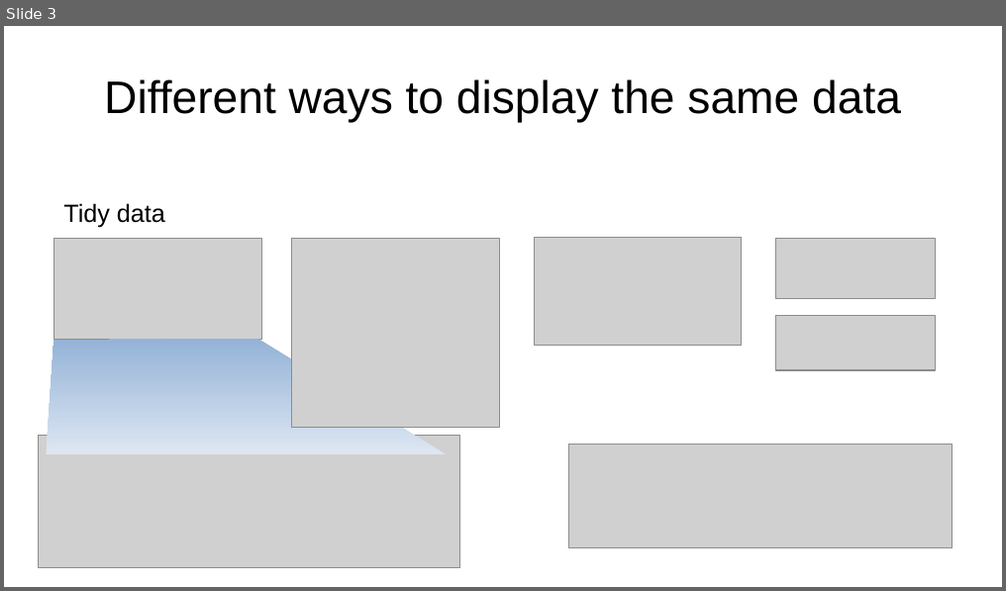
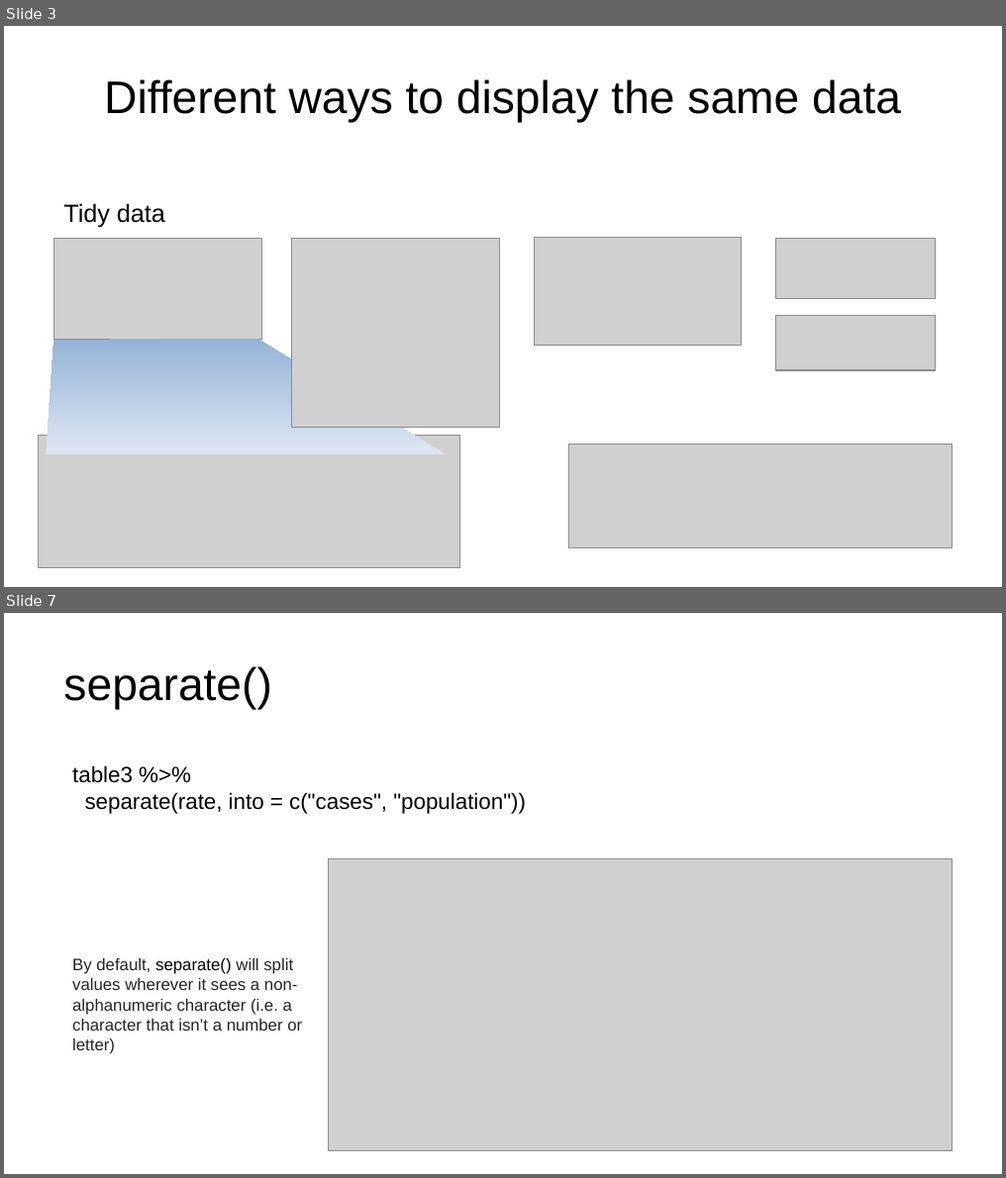
Before and after one commit to nt246/NTRES-6100-data-science, a slide deck: slides/Slides_tidydata.pptx. Shown one above the other, each under a label of ours: slide 3 before the commit, slides 3 and 7 after it; the slides between them are not shown. The pictures are 1006x591 and 1006x1178 pixels, drawn with LibreOffice and Linux fonts; fonts in the diff are those of the drawing; grey boxes stand for pictures. Boxes give left, top, right and bottom in pixels: in the first picture for what was removed or moved away, otherwise in the second. Text is boxed around its words. In the diff, an @@ line names an element or a change of style, - is before the commit and + after.

```diff
--- a/slides/Slides_tidydata.pptx
+++ b/slides/Slides_tidydata.pptx
@@ slide 7 added at (x1=4, y1=613, x2=1002, y2=1174), background #FFFFFF @@
@@ title added at (x1=63, y1=666, x2=271, y2=710), 33 pt, text #000000 @@
+separate()
@@ text added at (x1=72, y1=765, x2=526, y2=814), 16 pt, text #000000 @@
+table3 %>%
+separate(rate, into = c("cases", "population"))
@@ picture added at (x1=329, y1=860, x2=952, y2=1151) @@
@@ text added at (x1=72, y1=959, x2=302, y2=1055), 12 pt, text #212529 @@
+By default, separate() will split values wherever it sees a non-alphanumeric character (i.e. a character that isn’t a number or letter)
```
Also in this commit, not shown: 1 slide changed, 3 other slides added, 7 other files.
